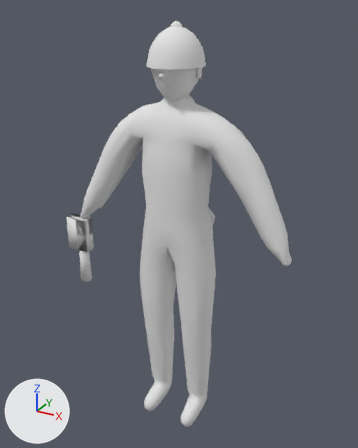
What one commit did to the glTF model assets/actors/crowd/fan08.glb.
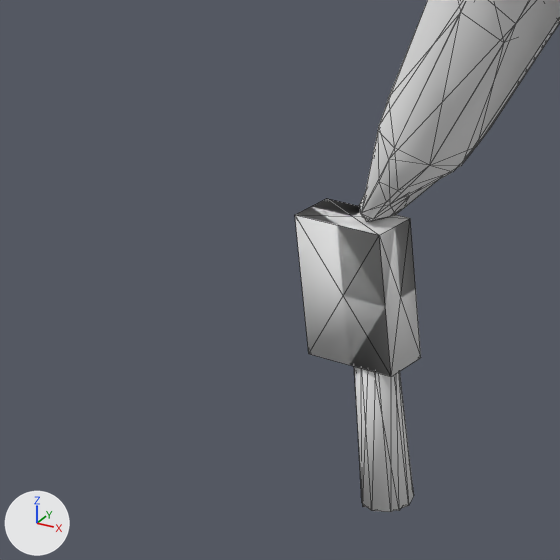
There are two pictures of each version: one whole from a 50 mm lens placed at (0.946, -1.71, 1.843), pointed at (-0.016, 0.04, 0.968), one close up on the part from 0% to 35% of the width and 38% to 65% of the height. Every picture has the same lights, and +X, +Y and +Z are marked at lower left. The older version's two pictures come first. The close-ups show mesh edges as thin lines. Vertices at exactly the same position are counted once.

In view in the first close-up: 'fan08', 'fan08_lod1'.
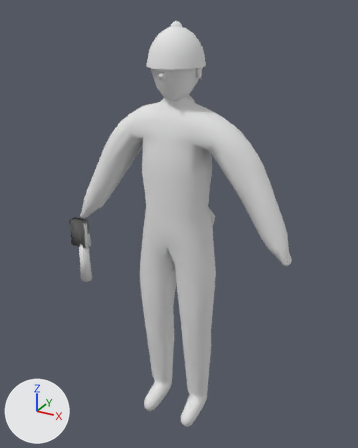
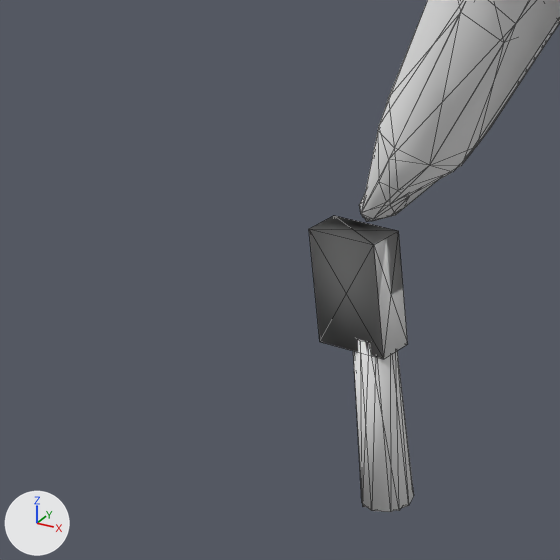
What changed in the scene script:
```text
Change me_fan08:
    used by ob_fan08; location = (0.0, 0.0, 0.0)
    remove me_fan08.from_pydata(...)  # 790 vertices, 1500 faces; spans x -0.58..0.51, y -0.14..0.12, z -0.02..1.79
    add me_fan08.from_pydata(...)  # 790 vertices, 1500 faces; spans x -0.56..0.51, y -0.14..0.12, z -0.02..1.79
    me_fan08 part 1: a new loose piece, a box spanning x -0.564..-0.478, y -0.05..-0.01, z 0.777..0.909, in mat_crowd_fan (white #e7e7e7)
    me_fan08 part 2: the loose piece of 8 vertices spanning x -0.58..-0.47, y -0.06..-0.01, z 0.76..0.92 is deleted
Change me_fan08_lod1:
    used by ob_fan08_lod1; location = (0.0, 0.0, 0.0)
    remove me_fan08_lod1.from_pydata(...)  # 361 vertices, 650 faces; spans x -0.58..0.51, y -0.14..0.12, z -0.02..1.8
    add me_fan08_lod1.from_pydata(...)  # 361 vertices, 650 faces; spans x -0.56..0.51, y -0.14..0.12, z -0.02..1.8
    me_fan08_lod1 part 3: a new loose piece, a box spanning x -0.564..-0.478, y -0.05..-0.01, z 0.777..0.909, in mat_crowd_fan (white #e7e7e7)
    me_fan08_lod1 part 4: the loose piece of 8 vertices spanning x -0.58..-0.47, y -0.06..-0.01, z 0.76..0.92 is deleted
```

Boxes [x1, y1, x2, y2] around the edits, measured in the close-ups (560 x 560 px):
'fan08', reshaped
    before: [295, 0, 560, 512]
    after: [309, 0, 560, 512]
'fan08_lod1', reshaped
    before: [295, 0, 560, 511]
    after: [309, 0, 560, 511]
part 1 of me_fan08, added
    after: [309, 216, 408, 359]
part 2 of me_fan08, deleted
    before: [295, 198, 421, 376]
part 3 of me_fan08_lod1, added
    after: [309, 235, 383, 356]
part 4 of me_fan08_lod1, deleted
    before: [295, 200, 405, 376]
